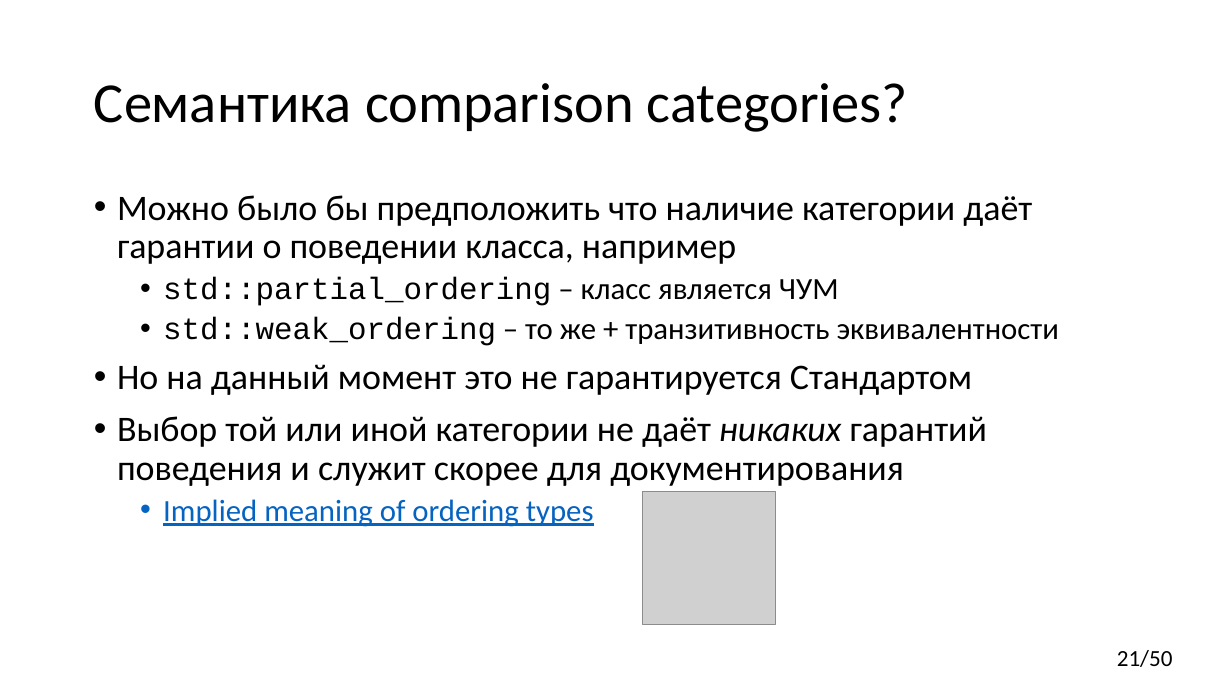
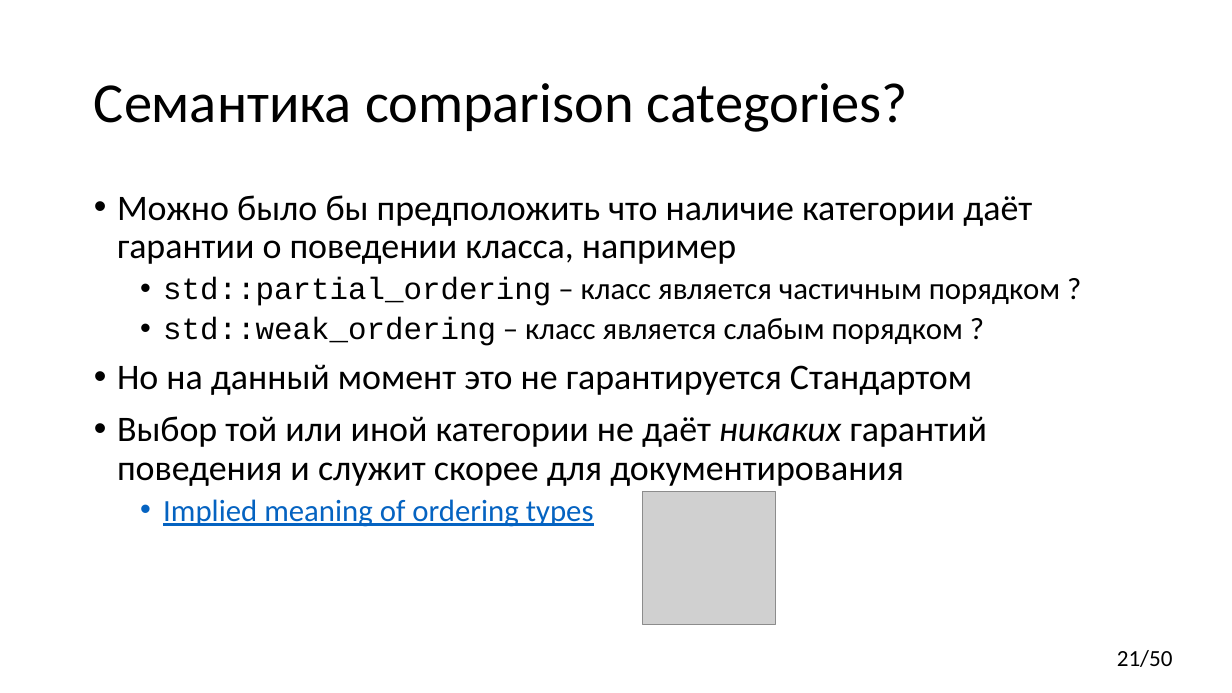
Before and after one commit to yugr/CppRussia, a slide deck: slide 21 of 2023/RU.pptx. Drawn at 1232x693 pixels with LibreOffice and Linux fonts; fonts in the diff are those of the drawing; grey boxes stand for pictures. Boxes give left, top, right and bottom in pixels: in the first picture for what was removed or moved away, otherwise in the second. Text is boxed around its words. In the diff, an @@ line names an element or a change of style, - is before the commit and + after.

```diff
--- a/2023/RU.pptx
+++ b/2023/RU.pptx
@@ text at (x1=163, y1=277, x2=1060, y2=346): text changed @@
-  • std::partial_ordering – класс является ЧУМ
-  • std::weak_ordering – то же + транзитивность эквивалентности
+  • std::partial_ordering – класс является частичным порядком ?
+  • std::weak_ordering – класс является слабым порядком ?
```
Also in this commit, not shown: 8 other slides changed.
